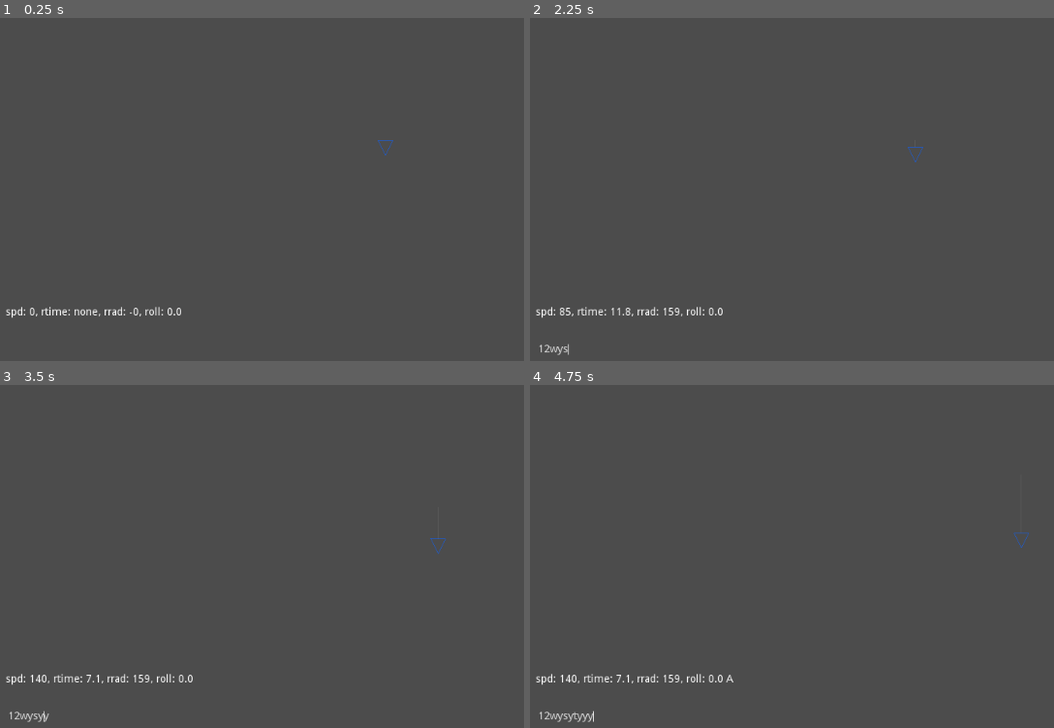
Above: before the commit, frames 1-4 (two rows, left to right).
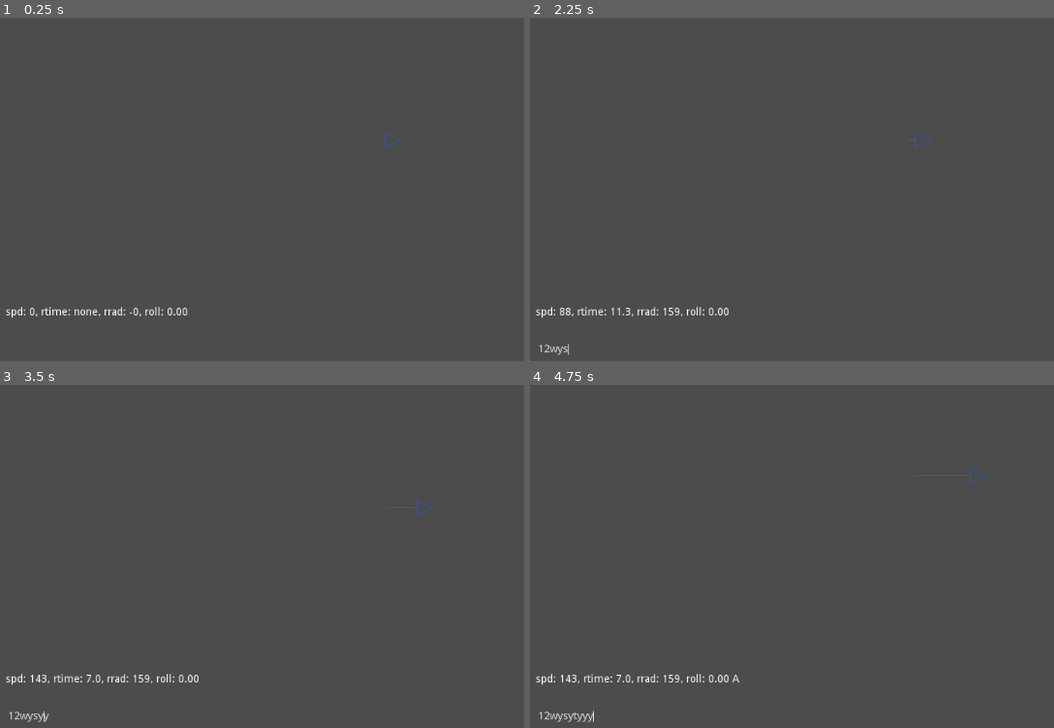
Above: after the commit, the same moments.

Repository: juliohq/Klaxon
Game: Godot game, scene res://World.tscn
Two runs of this game, one before a commit and one after it. Both use one fixed random seed, a clock stepped at 60 frames per second and the inputs below.
Inputs (mouse positions are in pixels of both pictures, inside the frame that each line leads up to):
- Up to frame 1 (0.25 s): no input
- Up to frame 2 (2.25 s): click (917, 350) at 0.52 s; type "12" at 0.6 s; tap Enter at 1.25 s; move the mouse to (875, 230) at 1.27 s; hold Y (follow_player_toggle, bound only after the commit) 1.28-2.03 s; hold W (accelerate) from 1.28 s (still down); move the mouse to (outside the picture) at 2.02 s; tap S (decelerate) at 2.1 s
- Up to frame 3 (3.5 s): tap Y (follow_player_toggle, bound only after the commit) at 2.3, 3.05 s; move the mouse to (151, 439) at 2.77 s; release W (accelerate) at 2.78 s; hold Left (pan_left) from 2.78 s (still down); hold ` (toggle_cli) from 2.78 s (still down)
- Up to frame 4 (4.75 s): tap T (reset_roll) at 3.5 s; move the mouse to (954, 508) at 3.52 s; release ` (toggle_cli) at 3.53 s; tap Mouse wheel up (zoom_in) at 3.6 s; tap Y (follow_player_toggle, bound only after the commit) at 3.8 s; move the mouse to (797, 395) at 4.27 s; release Left (pan_left) at 4.28 s; hold Down (pan_down) from 4.28 s (still down); hold Y (follow_player_toggle, bound only after the commit) from 4.28 s (still down); tap Mouse wheel down (zoom_out) at 4.35 s

The runs differ from the first frame. In frame 1, less than 0.1% of the frame differs, in the area x 34-77%, y 33-87%; in frame 2, less than 0.1%; in frame 3, 0.1%; in frame 4, 0.1%, in the area x 7-96%, y 24-87%.

Commit message:
Nvm, this is the real fix. Also added camera lock toggle.

Diff:
--- a/Airborne.gd
+++ b/Airborne.gd
@@ -107,28 +107,29 @@
 		):
 		die()
 		return
-
-	if (roll != 0 and speed != 0 and pce.r_rate != 0):
+	var orbit_radius = orbit_radius()
+	if (roll != 0 and speed != 0 and orbit_radius != null and orbit_radius <= 100000):
 		var orbit = to_global(get_orbit())
-		var orbit_radius = orbit_radius()
 		var dist = speed * delta
 		var angle_add = 2.0 * PI * roll * dist / pce.r_circumference
-		var current_angle = global_rotation # equivalent to (global_position-orbit).angle()
+		var current_angle = (global_position-orbit).angle()
 		var current_pos = orbit + Vector2.RIGHT.rotated(current_angle) * orbit_radius
 		var final_angle = current_angle + angle_add
-		var direction = Vector2(cos(final_angle), sin(final_angle))
-		var final_pos = orbit + direction  * orbit_radius
+		var final_pos = orbit + Vector2.RIGHT.rotated(final_angle) * orbit_radius
+		# Used to ensure that our angle relative to orbit is fairly accurate,
+		# since that's what our position is treated as when orbiting
+		acceptable_levels(current_pos.distance_to(global_position), 0.005, "Orbit bounceback")
 		global_position = final_pos
 		if(pce.r_rate > 0):
 			rotate(pce.r_rate * roll * delta)
 		if(!course_altered):
-#			print(to_global(get_orbit()) - orbit)
-			assert (to_global(get_orbit()).is_equal_approx(orbit),\
-			 "%s != %s" %  [to_global(get_orbit()), orbit])
+			acceptable_levels (to_global(get_orbit()).distance_to(orbit), 0.005, "Random orbit movement")
+			pass
 	else:
+		var e = global_position
+		global_position += Vector2(speed*delta, 0).rotated(rotation)
 		if(pce.r_rate > 0):
 			rotate(pce.r_rate * roll * delta)
-		var _x = move_and_collide(Vector2(0, speed*delta))
 
 
 
@@ -145,7 +146,7 @@
 
 	var time_string = "none" if pce.r_time < 0 else "%.1f" % pce.r_time
 	$"../UI/BottomText".text = \
-	("spd: %.0f, rtime: %s, rrad: %.0f, roll: %.1f %s" % \
+	("spd: %.0f, rtime: %s, rrad: %.0f, roll: %.2f %s" % \
 		[speed, time_string, pce.r_radius, roll, "A" if auto_level else ""])
 
 	course_altered = false
@@ -156,6 +157,10 @@
 
 func _process(_delta):
 	update()
+
+func acceptable_levels(x, top, name, bottom = 0):
+	if(x < bottom or x > top):
+		print("!!!Warning!!! %s is at unacceptable levels: %s" % [name, x])
 
 func _draw():
 	if(draw_points.size() > 0):
@@ -174,10 +179,10 @@
 
 # the point that this unit will orbit around if untouched
 func get_orbit() -> Vector2:
-	return Vector2(-orbit_radius(), 0)
+	return Vector2(0, pce.r_radius / roll)
 
 func orbit_radius():
-	return pce.r_radius / roll
+	return null if roll == 0 else abs(pce.r_radius / roll)
 
 func die():
 	if controller == Controller.PLAYER:
--- a/Camera2D.gd
+++ /dev/null
@@ -1,5 +0,0 @@
-extends Camera2D
-
-func _process(delta):
-	if is_current():
-		$"/root/Globals".current_camera = self
--- /dev/null
+++ b/FollowPlayerCamera.gd
@@ -0,0 +1,8 @@
+extends Camera2D
+
+func _ready():
+	$"/root/Globals".player_camera = self
+
+func _process(_delta):
+	if self.current:
+		$"/root/Globals".current_camera = self
--- /dev/null
+++ b/FreeCamera.gd
@@ -0,0 +1,8 @@
+extends Camera2D
+
+func _ready():
+	$"/root/Globals".free_camera = self
+
+func _process(_delta):
+	if self.current:
+		$"/root/Globals".current_camera = self
--- a/Globals.gd
+++ b/Globals.gd
@@ -2,4 +2,6 @@
 
 onready var pfps = ProjectSettings.get_setting("physics/common/physics_fps")
 onready var pdelta = 1.0/pfps
-var current_camera
+var player_camera = null
+var free_camera = null
+var current_camera = null
--- a/Plane.tscn
+++ b/Plane.tscn
@@ -9,7 +9,7 @@
 orbit_color = Color( 0.74902, 0.74902, 0.74902, 1 )
 
 [node name="CollisionPolygon2D" type="CollisionPolygon2D" parent="."]
-polygon = PoolVector2Array( 0, 100, -50, 0, 50, 0 )
+polygon = PoolVector2Array( 0, 50, 0, -59, 100, 0 )
 
 [node name="ExplosionArea" type="Area2D" parent="."]
 collision_layer = 2147483648
--- a/World.gd
+++ b/World.gd
@@ -36,6 +36,14 @@
 	if event.is_action_pressed('toggle_cli'):
 		toggle_console()
 		get_tree().set_input_as_handled()
+	if (event.is_action_pressed("follow_player_toggle")):
+		if($"/root/Globals".current_camera == $"/root/Globals".free_camera):
+			$"/root/Globals".player_camera.make_current()
+		else:
+			assert($"/root/Globals".current_camera == $"/root/Globals".player_camera)
+			$"/root/Globals".free_camera.make_current()
+			$"/root/Globals".free_camera.global_position = $"/root/Globals".player_camera.global_position
+
 
 func toggle_console():
 	if(cli_activated):
--- a/World.tscn
+++ b/World.tscn
@@ -1,8 +1,9 @@
-[gd_scene load_steps=6 format=2]
+[gd_scene load_steps=7 format=2]
 
 [ext_resource path="res://Plane.tscn" type="PackedScene" id=1]
 [ext_resource path="res://World.gd" type="Script" id=2]
-[ext_resource path="res://Camera2D.gd" type="Script" id=3]
+[ext_resource path="res://FollowPlayerCamera.gd" type="Script" id=3]
+[ext_resource path="res://FreeCamera.gd" type="Script" id=4]
 
 [sub_resource type="StyleBoxEmpty" id=1]
 
@@ -13,12 +14,16 @@
 script = ExtResource( 2 )
 
 [node name="Plane" parent="." instance=ExtResource( 1 )]
-draw_points = PoolVector2Array( -50, 0, 50, 0, 0, 100 )
+draw_points = PoolVector2Array( 0, -50, 0, 50, 100, 0 )
 points_color = Color( 0.160784, 0.352941, 0.713726, 1 )
 trail_length = 180
 trail_color = Color( 0.74902, 0.74902, 0.74902, 0.121569 )
 orbit_size = 8
 orbit_color = Color( 0.74902, 0.74902, 0.74902, 0.129412 )
+
+[node name="FollowCamera" type="Camera2D" parent="Plane"]
+zoom = Vector2( 5, 5 )
+script = ExtResource( 3 )
 
 [node name="UI" type="CanvasLayer" parent="."]
 
@@ -47,7 +52,7 @@
 "_edit_use_anchors_": false
 }
 
-[node name="Camera2D" type="Camera2D" parent="."]
+[node name="FreeCamera" type="Camera2D" parent="."]
 current = true
 zoom = Vector2( 5, 5 )
-script = ExtResource( 3 )
+script = ExtResource( 4 )
--- a/project.godot
+++ b/project.godot
@@ -85,10 +85,11 @@
 "events": [ Object(InputEventKey,"resource_local_to_scene":false,"resource_name":"","device":0,"alt":false,"shift":false,"control":false,"meta":false,"command":false,"pressed":false,"scancode":84,"unicode":0,"echo":false,"script":null)
  ]
 }
-
-[physics]
-
-common/physics_fps=20
+follow_player_toggle={
+"deadzone": 0.5,
+"events": [ Object(InputEventKey,"resource_local_to_scene":false,"resource_name":"","device":0,"alt":false,"shift":false,"control":false,"meta":false,"command":false,"pressed":false,"scancode":89,"unicode":0,"echo":false,"script":null)
+ ]
+}
 
 [rendering]
 
